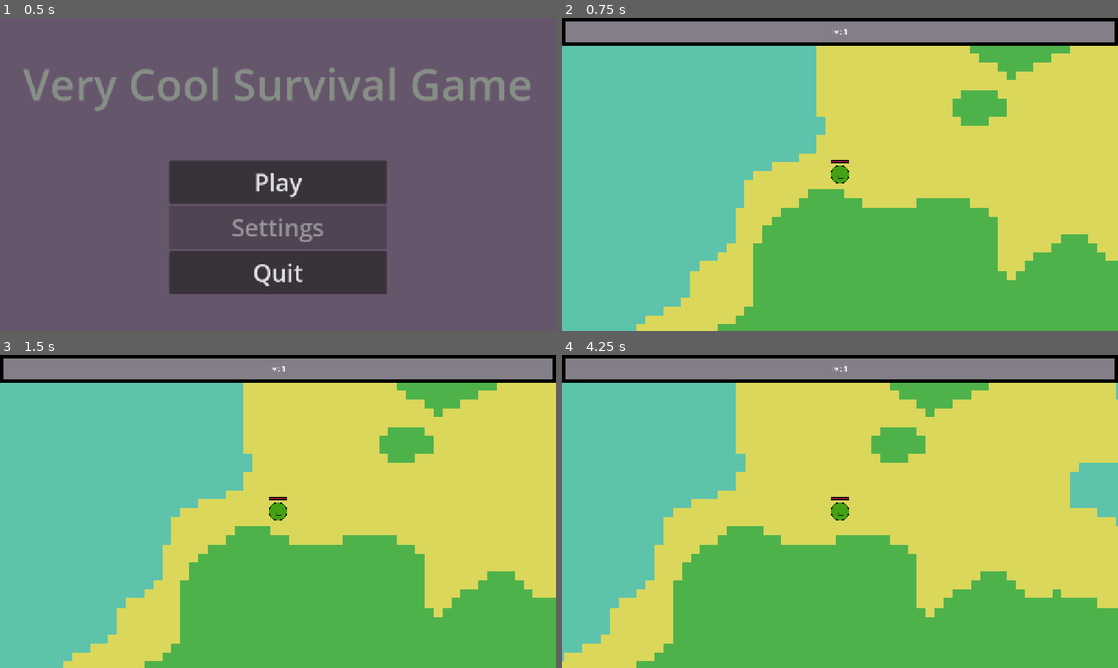
Above: before the commit, frames 1-4 (two rows, left to right).
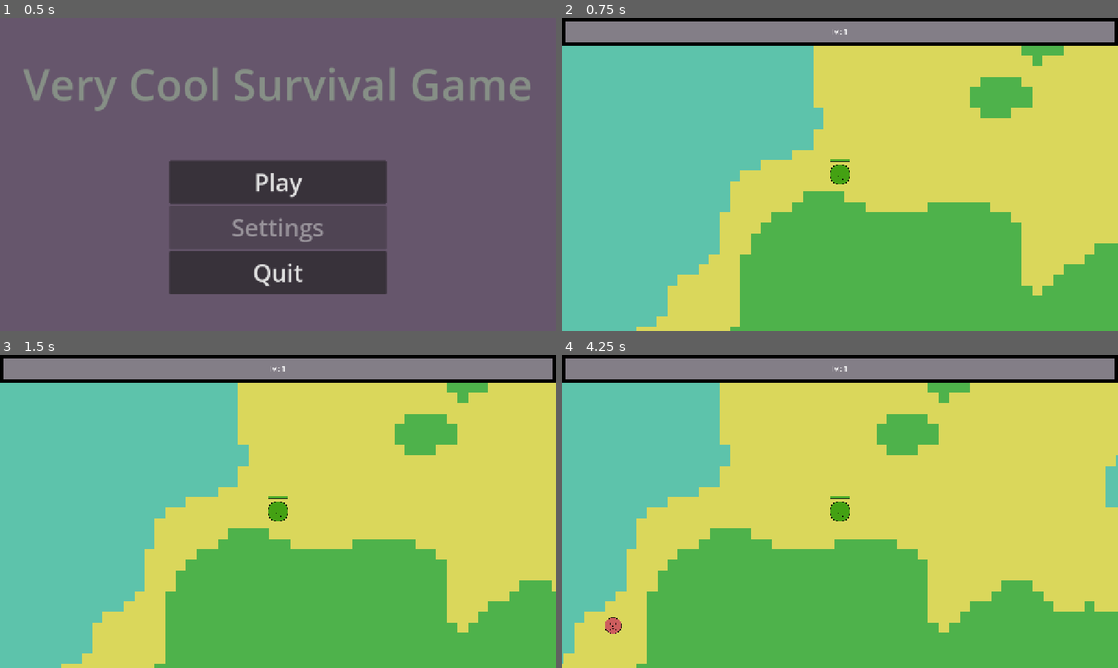
Above: after the commit, the same moments.

Repository: seanjosefosky/wave-survival
Game: Godot game, scene res://GUI/main_menu.tscn
Two runs of this game, one before a commit and one after it. Both use one fixed random seed, a clock stepped at 60 frames per second and the inputs below.
Inputs (mouse positions are in pixels of both pictures, inside the frame that each line leads up to):
- Up to frame 1 (0.5 s): no input
- Up to frame 2 (0.75 s): click "Play" at 0.5 s
- Up to frame 3 (1.5 s): tap Enter at 1.25 s; move the mouse to (400, 495) at 1.27 s; hold D (move_right) from 1.28 s (still down); tap Backspace at 1.35 s; click (400, 495) at 1.42 s
- Up to frame 4 (4.25 s): release D (move_right) at 2 s; drag from (728, 527) to (1062, 511) at 2.02 s; move the mouse to (895, 442) at 2.77 s; hold D (move_right) 2.78-3.5 s; tap F at 2.85 s; drag from (812, 574) to (840, 511) at 3.52 s

Frame 1 is identical in both runs. In frame 2, 6.9% of the frame differs, in the area x 13-100%, y 8-100%; in frame 3, 7.2%; in frame 4, 10%, in the area x 0-100%, y 8-99%.

Commit message:
Player refactor

Diff:
--- a/GUI/level_up_menu.gd
+++ b/GUI/level_up_menu.gd
@@ -9,15 +9,15 @@
 	weapon = w
 
 func _on_button_1_pressed() -> void:
-	weapon.enemy_detection.shape.radius *= 1.1
+	weapon.enemy_detection.shape.radius *= 1.2
 	_choice_made()
 
 func _on_button_2_pressed() -> void:
-	weapon.attack_speed *= 1.1
+	weapon.attack_speed *= 1.2
 	_choice_made()
 
 func _on_button_3_pressed() -> void:
-	player.speed *= 1.1
+	player.speed *= 1.2
 	_choice_made()
 
 func _choice_made() -> void:
--- a/GUI/level_up_menu.tscn
+++ b/GUI/level_up_menu.tscn
@@ -30,17 +30,17 @@
 [node name="Button1" type="Button" parent="MarginContainer/VBoxContainer" unique_id=2137055442]
 layout_mode = 2
 action_mode = 0
-text = "+ Range"
+text = "Bullet Range +20%"
 
 [node name="Button2" type="Button" parent="MarginContainer/VBoxContainer" unique_id=1250525363]
 layout_mode = 2
 action_mode = 0
-text = "+ Attack Speed"
+text = "Attack Speed +20%"
 
 [node name="Button3" type="Button" parent="MarginContainer/VBoxContainer" unique_id=1036072495]
 layout_mode = 2
 action_mode = 0
-text = "+ Movement Speed"
+text = "Movement Speed +20%"
 
 [connection signal="pressed" from="MarginContainer/VBoxContainer/Button1" to="." method="_on_button_1_pressed"]
 [connection signal="pressed" from="MarginContainer/VBoxContainer/Button2" to="." method="_on_button_2_pressed"]
--- a/Gameplay/Entities/Enemies/enemy_base.gd
+++ b/Gameplay/Entities/Enemies/enemy_base.gd
@@ -4,7 +4,7 @@
 @onready var player := get_node("/root/World/Player")
 @onready var animation: AnimationPlayer = $AnimationPlayer
 
-var speed := 55.0
+var speed := randf_range(50.0, 60.0)
 var health := 10.0
 
 
--- a/Gameplay/Entities/Enemies/enemy_base.tscn
+++ b/Gameplay/Entities/Enemies/enemy_base.tscn
@@ -2,9 +2,6 @@
 
 [ext_resource type="Script" uid="uid://fqnxhhtlt52w" path="res://Gameplay/Entities/Enemies/enemy_base.gd" id="1_fwgtn"]
 [ext_resource type="Texture2D" uid="uid://bakr5rtfcnpyr" path="res://Textures/BadGuy.png" id="2_x65lx"]
-
-[sub_resource type="CircleShape2D" id="CircleShape2D_1qorr"]
-radius = 12.0
 
 [sub_resource type="Animation" id="Animation_rgfr3"]
 resource_name = "normal"
@@ -44,15 +41,15 @@
 &"take_damage": SubResource("Animation_1qorr")
 }
 
+[sub_resource type="CircleShape2D" id="CircleShape2D_1qorr"]
+radius = 13.0
+
 [node name="Enemy" type="CharacterBody2D" unique_id=2070332676]
 z_index = 5
 collision_layer = 2
-collision_mask = 23
+collision_mask = 31
 platform_on_leave = 2
 script = ExtResource("1_fwgtn")
-
-[node name="CollisionShape2D" type="CollisionShape2D" parent="." unique_id=1505148138]
-shape = SubResource("CircleShape2D_1qorr")
 
 [node name="Sprite2D" type="Sprite2D" parent="." unique_id=1514615086]
 texture_filter = 1
@@ -62,4 +59,7 @@
 [node name="AnimationPlayer" type="AnimationPlayer" parent="." unique_id=7654136]
 libraries/ = SubResource("AnimationLibrary_rgfr3")
 
+[node name="CollisionShape2D" type="CollisionShape2D" parent="." unique_id=1505148138]
+shape = SubResource("CircleShape2D_1qorr")
+
 [connection signal="animation_finished" from="AnimationPlayer" to="." method="_on_animation_player_animation_finished"]
--- a/Gameplay/Entities/Enemies/enemy_spawner.tscn
+++ b/Gameplay/Entities/Enemies/enemy_spawner.tscn
@@ -4,14 +4,14 @@
 
 [sub_resource type="Curve" id="Curve_00s5r"]
 _limits = [0.5, 2.5, 0.0, 1200.0]
-_data = [Vector2(0, 2.1000001), 0.0, 0.0, 0, 0, Vector2(606.0606, 0.5), 0.0, 0.0, 0, 0]
+_data = [Vector2(0, 1.3314607), 0.0, 0.0, 0, 0, Vector2(606.0606, 0.5), 0.0, 0.0, 0, 0]
 point_count = 2
 
 [sub_resource type="Curve2D" id="Curve2D_furxd"]
 _data = {
-"points": PackedVector2Array(0, 0, 0, 0, -39.022095, -176.5066, 0, 0, 0, 0, -237.94368, -174.17416, 0, 0, 0, 0, -316.0282, -178.83907, 0, 0, 0, 0, -365.71826, -177.67284, 0, 0, 0, 0, -373.4704, 236.33775, 0, 0, 0, 0, -264.30988, 236.33775, 0, 0, 0, 0, -137, 234, 0, 0, 0, 0, 23, 248, 0, 0, 0, 0, 139, 234, -0.7447157, 8.963863, 0.7447157, -8.963863, 325.32718, 242.16887, 0, 0, 0, 0, 328.6495, 88.22691, 0, 0, 0, 0, 318.6825, -107.69922, 0, 0, 0, 0, 316.46765, -170.67548, 0, 0, 0, 0, 218, -185, 0, 0, 0, 0, 171, -181, 0, 0, 0, 0, -37.914658, -177.67284)
+"points": PackedVector2Array(0, 0, 0, 0, -211, -204, 0, 0, 0, 0, -216, 229, 0, 0, 0, 0, 243, 242, 0, 0, 0, 0, 240, -204, 0, 0, 0, 0, -209, -206, 0, 0, 0, 0, -211, -204)
 }
-point_count = 16
+point_count = 6
 
 [node name="EnemySpawner" type="Node2D" unique_id=853304565]
 script = ExtResource("1_ewhtn")
@@ -28,8 +28,8 @@
 curve = SubResource("Curve2D_furxd")
 
 [node name="EnemySpawn" type="PathFollow2D" parent="SpawnPath" unique_id=1186447113]
-position = Vector2(-39.022095, -176.5066)
-rotation = 3.1298678
+position = Vector2(-211, -204)
+rotation = 1.5823431
 
 [connection signal="timeout" from="PlayTime" to="." method="_on_play_time_timeout"]
 [connection signal="timeout" from="SpawnTimer" to="." method="_on_spawn_timer_timeout"]
--- a/Gameplay/Entities/Player/Characters/Warrior/Warrior.tres
+++ b/Gameplay/Entities/Player/Characters/Warrior/Warrior.tres
@@ -7,7 +7,7 @@
 script = ExtResource("1_ovpq2")
 name = "Warrior"
 sprite = ExtResource("2_si835")
-max_health = 150
+max_health = 100
 health_regen = 1.0
 move_speed = 100.0
 armor = 2
--- a/Gameplay/Entities/Player/Components/hurt_box.gd
+++ b/Gameplay/Entities/Player/Components/hurt_box.gd
@@ -1,17 +1,13 @@
 extends Area2D
 
-@onready var health = player.health
+@onready var player: Player = $".."
 
-@export var player: Player
-
-signal health_depleted
+func _physics_process(delta: float) -> void:
+	take_damage(delta)
 
 func take_damage(delta: float) -> void:
-	const DAMAGE_RATE = 20.0 # TODO: Calculate this somewhere else
 	var enemy_overlapping = get_overlapping_bodies()
+	var damage = 20.0
 
 	if enemy_overlapping:
-		@warning_ignore("narrowing_conversion")
-		health -= DAMAGE_RATE * enemy_overlapping.size() * delta
-		if health >= 0:
-			health_depleted.emit()
+		player.apply_damage(damage * enemy_overlapping.size() * delta)
--- a/Gameplay/Entities/Player/Weapons/weapon.gd
+++ b/Gameplay/Entities/Player/Weapons/weapon.gd
@@ -14,9 +14,21 @@
 
 func _physics_process(_delta: float) -> void:
 	var enemies_in_range = get_overlapping_bodies()
-	if enemies_in_range.size() > 0:
-		var target_enemy: Enemy = enemies_in_range.front()
-		look_at(target_enemy.global_position)
+	if enemies_in_range.size() == 0:
+		return
+
+	var closest_enemy: Enemy = null
+	var closest_dist := INF
+
+	for enemy in enemies_in_range:
+		var dist = global_position.distance_to(enemy.global_position)
+		if dist < closest_dist:
+			closest_dist = dist
+			closest_enemy = enemy
+
+	if closest_enemy:
+		look_at(closest_enemy.global_position)
+
 
 
 func shoot() -> void:
--- /dev/null
+++ b/Gameplay/Entities/Player/health_bar.gd
@@ -0,0 +1,10 @@
+extends TextureProgressBar
+
+@export var player: Player
+
+
+func _ready() -> void:
+	max_value = player.stats.max_health
+
+func _process(_delta: float) -> void:
+	value = player.health
--- a/Gameplay/Entities/Player/player.gd
+++ b/Gameplay/Entities/Player/player.gd
@@ -5,6 +5,7 @@
 
 @onready var health = stats.max_health
 @onready var speed = stats.move_speed
+@onready var health_bar: TextureProgressBar = $HealthBar
 
 var xp := 0
 var xp_needed := 5
@@ -16,8 +17,6 @@
 func _physics_process(delta: float):
 	get_input()
 	move_and_slide()
-
-	#TODO: player death -> get_tree().change_scene_to_file("uid://dp0h2ayn1r6dw")
 
 func get_input():
 	var input_direction = Input.get_vector(
@@ -41,3 +40,15 @@
 	var level_up_menu = preload("res://GUI/level_up_menu.tscn").instantiate()
 	get_node("/root/World").add_child(level_up_menu)
 	level_up_menu.setup(self, $Weapon)
+
+func apply_damage(amount):
+	health -= amount
+	if health <= 0:
+		death()
+
+func death() -> void:
+	# TODO: Death Animation
+	get_tree().paused = true
+
+	var death_menu = preload("res://GUI/player_died_screen.tscn").instantiate()
+	get_node("/root/World").add_child(death_menu)
--- a/Gameplay/Entities/Player/player.tscn
+++ b/Gameplay/Entities/Player/player.tscn
@@ -8,16 +8,17 @@
 [ext_resource type="Texture2D" uid="uid://d0awgy7eoim7o" path="res://Textures/HealthOver.png" id="4_lfxdo"]
 [ext_resource type="Texture2D" uid="uid://hsbjch14k825" path="res://Textures/HealthUnder.png" id="5_ek8wa"]
 [ext_resource type="Texture2D" uid="uid://jt26wtj1r15s" path="res://Textures/PlayerDamaged.png" id="6_ek8wa"]
+[ext_resource type="Script" uid="uid://b1e4cmr8c15sc" path="res://Gameplay/Entities/Player/health_bar.gd" id="7_cxed1"]
 
 [sub_resource type="CapsuleShape2D" id="CapsuleShape2D_4flbx"]
-radius = 15.0
+radius = 16.0
 height = 32.0
 
 [sub_resource type="CircleShape2D" id="CircleShape2D_f88hd"]
-radius = 17.029387
+radius = 16.27882
 
 [sub_resource type="CircleShape2D" id="CircleShape2D_cv017"]
-radius = 17.0
+radius = 16.0
 
 [sub_resource type="Animation" id="Animation_ehowo"]
 length = 0.001
@@ -74,22 +75,22 @@
 
 [node name="Player" type="CharacterBody2D" unique_id=783083630]
 z_index = 5
-collision_mask = 18
+collision_mask = 16
 motion_mode = 1
 platform_on_leave = 2
 script = ExtResource("1_4flbx")
 stats = ExtResource("2_rf6io")
 
 [node name="Camera2D" type="Camera2D" parent="." unique_id=1283898887]
-zoom = Vector2(1.3, 1.3)
+zoom = Vector2(1.5, 1.5)
 
 [node name="CollisionBox" type="CollisionShape2D" parent="." unique_id=451387983]
 shape = SubResource("CapsuleShape2D_4flbx")
 
-[node name="HurtBox" type="Area2D" parent="." unique_id=1869250214 node_paths=PackedStringArray("player")]
-collision_mask = 10
+[node name="HurtBox" type="Area2D" parent="." unique_id=1869250214]
+collision_layer = 0
+collision_mask = 2
 script = ExtResource("2_mouiw")
-player = NodePath("..")
 
 [node name="CollisionShape2D" type="CollisionShape2D" parent="HurtBox" unique_id=1367723360]
 shape = SubResource("CircleShape2D_f88hd")
@@ -103,14 +104,16 @@
 
 [node name="Weapon" parent="." unique_id=1147388600 instance=ExtResource("2_i3pqv")]
 
-[node name="HealthBar" type="TextureProgressBar" parent="." unique_id=67875107]
+[node name="HealthBar" type="TextureProgressBar" parent="." unique_id=67875107 node_paths=PackedStringArray("player")]
 texture_filter = 1
 offset_left = -16.0
-offset_top = -25.0
+offset_top = -24.0
 offset_right = 16.0
-offset_bottom = 7.0
+offset_bottom = 8.0
 texture_under = ExtResource("5_ek8wa")
 texture_progress = ExtResource("4_lfxdo")
+script = ExtResource("7_cxed1")
+player = NodePath("..")
 
 [node name="PlayerSprite" type="Sprite2D" parent="." unique_id=1696271104]
 texture_filter = 1
Not shown, added: Gameplay/Entities/Player/health_bar.gd.uid
Not shown, changed: .gitignore
Not shown, changed: kanban_tasks_data.kanban
